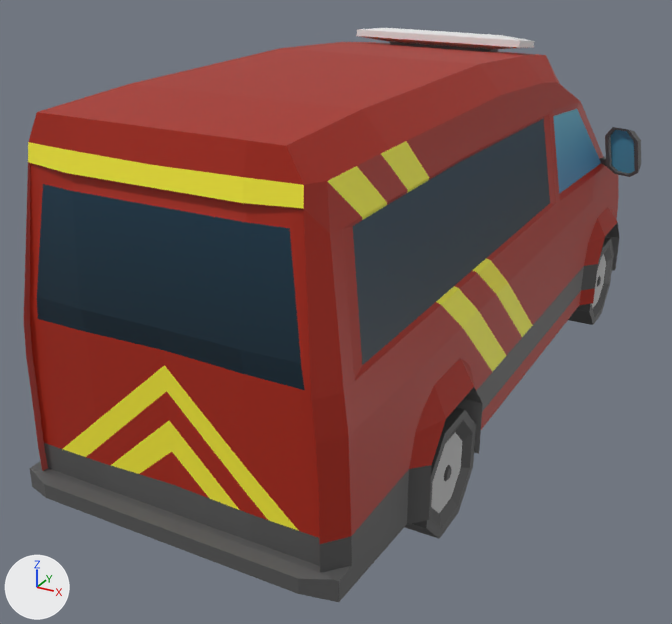
The FBX model Assets/Art/PANDANIN/PANDANIN DÜZELTECEĞİ MODELLER TARIK/FireVanForCrew.fbx: old version first, new version second.
Both versions are drawn from a 50 mm camera at (2.74, -6.22, 3.46) aimed at (-0.31, -0.69, 0.7). The axes (+X, +Y, +Z) are drawn at lower left. The lights are the same throughout. The first picture is the older version. Where no turn or scale is listed for an object, it has been applied to the vertices.

Objects in the first picture: 'FireVanForCrew'.
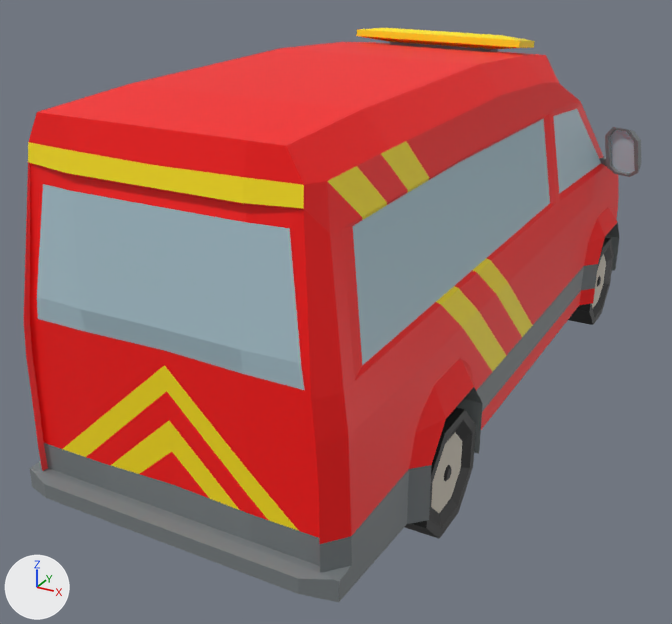
Where the newer file only moved an object's origin or applied its transform, the numbers keep the older frame.

What differs and where, as boxes (x1, y1, x2, y2) in the pictures (672 x 624 px):
'FireVanForCrew', recoloured, surface changed (lighter)
    both: (24, 28, 641, 602)
part 1 of me_firevanforcrew, recoloured (lighter)
    both: (24, 42, 641, 602)
part 2 of me_firevanforcrew, recoloured (white to yellow)
    both: (356, 28, 535, 49)
part 3 of me_firevanforcrew, surface changed (lighter)
    both: (24, 28, 641, 602)

What changed in the scene script:
```text
Add img_atlas_webp:
    img_atlas_webp = load_image('Atlas.webp', '_unpacked/Atlas.webp', 783, 783, 'sRGB')
Add mat_material_001:
    mat_material_001 = principled_material('Material.001')
    mat_material_001.texture = img_atlas_webp
Change me_firevanforcrew:
    where me_firevanforcrew.from_pydata(...)  # 903 vertices, 840 faces; spans x -1.32..1.32, y -3.14..2.7, z -0.01..2.61
    used by ob_firevanforcrew; location = (0.0, 0.0, 0.0)
    me_firevanforcrew part 1: all 820 faces that had it switch from mat_material (picture img_palette_gradient_png) to mat_material_001 (picture img_atlas_webp)
    me_firevanforcrew part 2: all 20 faces that had it switch from mat_lights (white #e7e7e7) to mat_material_001 (picture img_atlas_webp)
    me_firevanforcrew part 3: texture (UV) coordinates of 840 of 840 faces, centred in x -1.32..1.32, y -3.14..2.69, z -0.01..2.6, changed; they spanned u 0.32..0.84, v 0.16..0.99 and now span u 0.05..0.43, v 0.02..0.17
```
